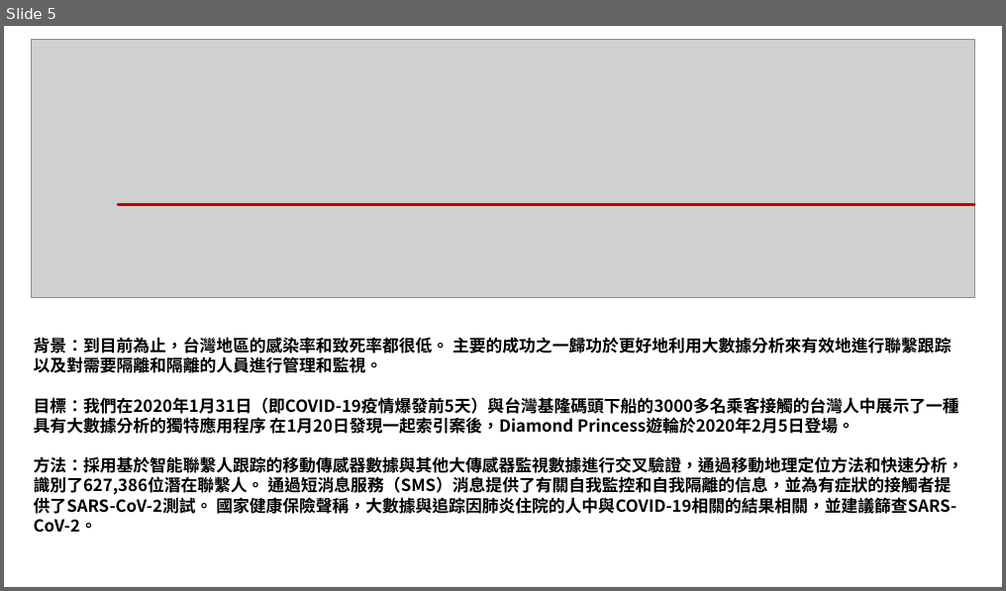
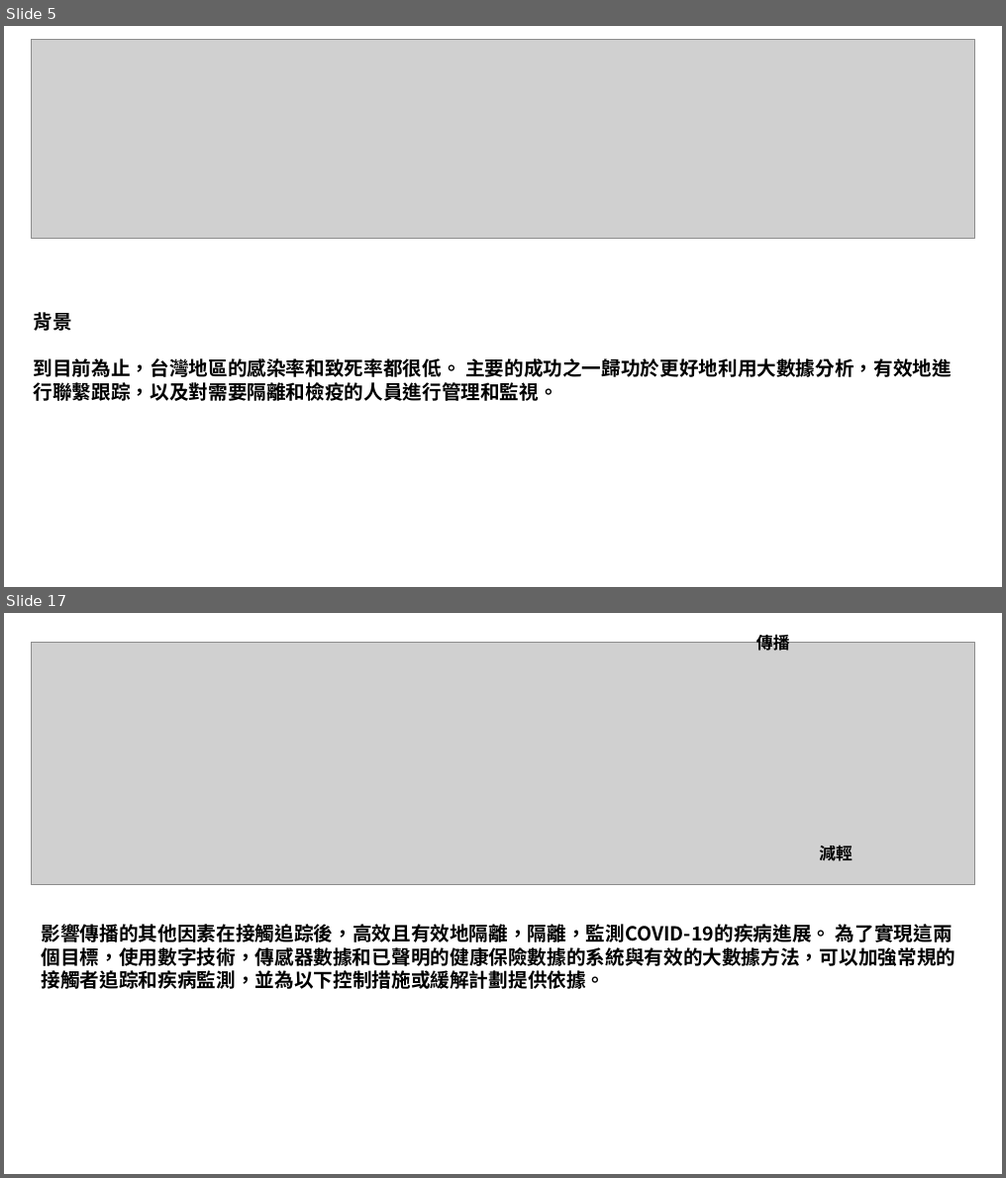
Before and after one commit to littlefish0331/thesis_study, a slide deck: 02_covid19_track/書報討論_COVID19_track_tw.pptx. Shown one above the other, each under a label of ours: slide 5 before the commit, slides 5 and 17 after it; the slides between them are not shown. The pictures are 1006x591 and 1006x1178 pixels, drawn with LibreOffice and Linux fonts; fonts in the diff are those of the drawing; grey boxes stand for pictures. Boxes give left, top, right and bottom in pixels: in the first picture for what was removed or moved away, otherwise in the second. Text is boxed around its words. In the diff, an @@ line names an element or a change of style, - is before the commit and + after.

```diff
--- a/02_covid19_track/書報討論_COVID19_track_tw.pptx
+++ b/02_covid19_track/書報討論_COVID19_track_tw.pptx
@@ slide 17 added at (x1=4, y1=613, x2=1002, y2=1174), background #FFFFFF @@
@@ picture added at (x1=32, y1=642, x2=975, y2=884) @@
@@ text added at (x1=756, y1=632, x2=790, y2=651), 12 pt, text #000000, bold @@
+傳播
@@ text added at (x1=819, y1=846, x2=852, y2=861), 12 pt, text #000000, bold @@
+減輕
@@ text added at (x1=42, y1=924, x2=956, y2=989), 14 pt, text #000000, bold @@
+影響傳播的其他因素在接觸追踪後，高效且有效地隔離，隔離，監測COVID-19的疾病進展。 為了實現這兩個目標，使用數字技術，傳感器數據和已聲明的健康保險數據的系統與有效的大數據方法，可以加強常規的接觸者追踪和疾病監測，並為以下控制措施或緩解計劃提供依據。
@@ slide 5 changed as well @@
@@ picture resized from (x1=32, y1=39, x2=975, y2=298) to (x1=32, y1=40, x2=975, y2=240) @@
@@ line removed from (118, 204) to (974, 204) @@
@@ text at (x1=34, y1=312, x2=951, y2=401): text changed; size 12 to 14 pt @@
-背景：到目前為止，台灣地區的感染率和致死率都很低。 主要的成功之一歸功於更好地利用大數據分析來有效地進行聯繫跟踪以及對需要隔離和隔離的人員進行管理和監視。
-目標：我們在2020年1月31日（即COVID-19疫情爆發前5天）與台灣基隆碼頭下船的3000多名乘客接觸的台灣人中展示了一種具有大數據分析的獨特應用程序 在1月20日發現一起索引案後，Diamond Princess遊輪於2020年2月5日登場。
-方法：採用基於智能聯繫人跟踪的移動傳感器數據與其他大傳感器監視數據進行交叉驗證，通過移動地理定位方法和快速分析，識別了627,386位潛在聯繫人。 通過短消息服務（SMS）消息提供了有關自我監控和自我隔離的信息，並為有症狀的接觸者提供了SARS-CoV-2測試。 國家健康保險聲稱，大數據與追踪因肺炎住院的人中與COVID-19相關的結果相關，並建議篩查SARS-CoV-2。
+背景
+到目前為止，台灣地區的感染率和致死率都很低。 主要的成功之一歸功於更好地利用大數據分析，有效地進行聯繫跟踪，以及對需要隔離和檢疫的人員進行管理和監視。
```
Also in this commit, not shown: 2 other slides changed, 23 other slides added, 1 slide removed.
